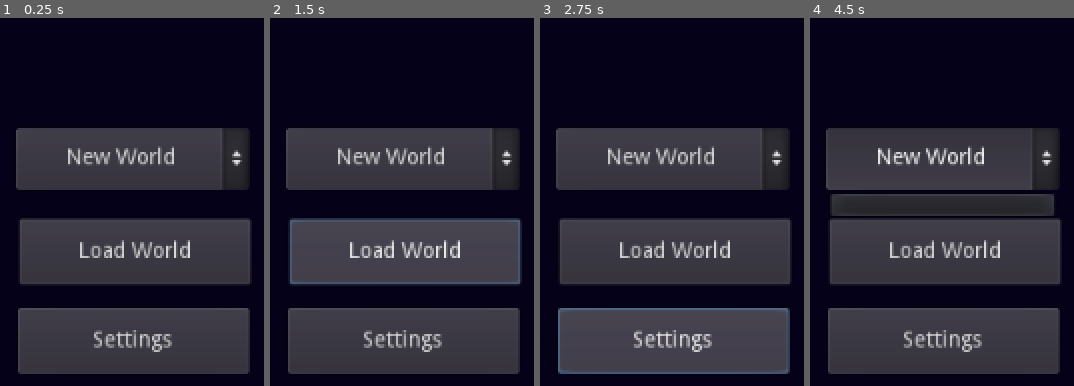
Above: before the commit, frames 1-4 (left to right).
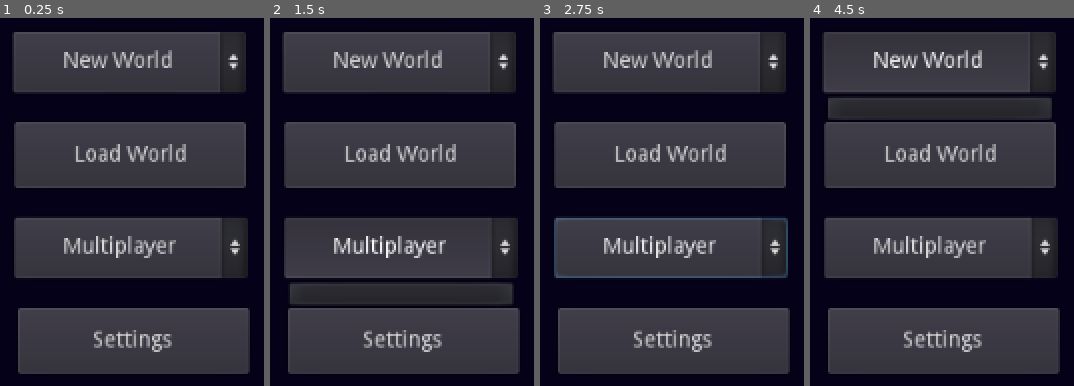
Above: after the commit, the same moments.

Repository: hardBSDk/onion_edge
Game: Godot game, scene res://Scenes/Menu.tscn
The game is run twice, just before and just after one commit, with the same random seed, the same clock (stepped at 60 frames per second) and the same inputs. This scene is started directly instead of the project's main scene.
Inputs (mouse positions are in pixels of both pictures, inside the frame that each line leads up to):
- Up to frame 1 (0.25 s): no input
- Up to frame 2 (1.5 s): click "Load World" at 0.5 s; click (402, 246) at 1.25 s, where only the run after the commit has a clickable "Multiplayer"
- Up to frame 3 (2.75 s): click "Settings" at 2 s
- Up to frame 4 (4.5 s): click "New World" at 2.75 s; click "New World" at 3.5 s; click "New World" at 4.25 s

The runs differ from the first frame. In frame 1, 23% of the frame differs, in the area x 4-95%, y 3-73%; in frame 2, 29%; in frame 3, 25%; in frame 4, 33%.

Commit message:
Update project
Replaced project.godot, created new scenes, reorganized nodes inside scenes, fixed root nodes.

Diff:
--- /dev/null
+++ b/Scenes/CreateMultiplayerMatch.tscn
@@ -0,0 +1,24 @@
+[gd_scene format=2]
+
+[node name="CreateMultiplayerMatch" type="Control"]
+anchor_right = 1.0
+anchor_bottom = 1.0
+
+[node name="ColorRect" type="ColorRect" parent="."]
+margin_right = 1024.0
+margin_bottom = 600.0
+color = Color( 0.0235294, 0.00784314, 0.0980392, 1 )
+
+[node name="Back" type="Button" parent="."]
+margin_left = 37.0
+margin_top = 526.0
+margin_right = 164.0
+margin_bottom = 566.0
+text = "Back"
+
+[node name="CreateMatch" type="Button" parent="."]
+margin_left = 191.0
+margin_top = 527.0
+margin_right = 318.0
+margin_bottom = 567.0
+text = "Create Match"
--- a/Scenes/Main.tscn
+++ b/Scenes/Main.tscn
@@ -1,22 +1,24 @@
 [gd_scene format=2]
 
-[node name="Simulation" type="Control"]
-anchor_right = 1.0
-anchor_bottom = 1.0
+[node name="Simulation" type="Node2D"]
 
-[node name="ColorRect" type="ColorRect" parent="."]
+[node name="UI" type="Control" parent="."]
+margin_right = 1027.0
+margin_bottom = 601.0
+
+[node name="ColorRect" type="ColorRect" parent="UI"]
 margin_right = 1026.0
 margin_bottom = 603.0
 color = Color( 0.207843, 0.0235294, 0.0823529, 1 )
 
-[node name="ColorRect2" type="ColorRect" parent="."]
+[node name="ColorRect2" type="ColorRect" parent="UI"]
 margin_left = 1.0
 margin_top = 533.0
 margin_right = 1024.0
 margin_bottom = 600.0
 color = Color( 0.0901961, 0.00784314, 0.0392157, 1 )
 
-[node name="ColorRect3" type="ColorRect" parent="."]
+[node name="ColorRect3" type="ColorRect" parent="UI"]
 margin_right = 64.0
 margin_bottom = 538.0
 color = Color( 0.0901961, 0.00784314, 0.0431373, 1 )
--- a/Scenes/Menu.tscn
+++ b/Scenes/Menu.tscn
@@ -1,30 +1,40 @@
 [gd_scene format=2]
 
-[node name="Menu" type="Control"]
-anchor_right = 1.0
-anchor_bottom = 1.0
+[node name="Menu" type="Node2D"]
 
-[node name="ColorRect" type="ColorRect" parent="."]
+[node name="UI" type="Control" parent="."]
+margin_right = 1024.0
+margin_bottom = 601.0
+
+[node name="ColorRect" type="ColorRect" parent="UI"]
 margin_right = 1024.0
 margin_bottom = 600.0
 color = Color( 0.0235294, 0.00784314, 0.0980392, 1 )
 
-[node name="NewWorld" type="OptionButton" parent="."]
-margin_left = 77.0
-margin_top = 385.0
-margin_right = 226.0
-margin_bottom = 424.0
+[node name="NewWorld" type="OptionButton" parent="UI"]
+margin_left = 75.0
+margin_top = 323.0
+margin_right = 224.0
+margin_bottom = 362.0
 text = "New World"
 align = 1
 
-[node name="LoadWorld" type="Button" parent="."]
-margin_left = 79.0
-margin_top = 443.0
-margin_right = 227.0
-margin_bottom = 485.0
+[node name="Multiplayer" type="OptionButton" parent="UI"]
+margin_left = 76.0
+margin_top = 442.0
+margin_right = 225.0
+margin_bottom = 481.0
+text = "Multiplayer"
+align = 1
+
+[node name="LoadWorld" type="Button" parent="UI"]
+margin_left = 76.0
+margin_top = 381.0
+margin_right = 224.0
+margin_bottom = 423.0
 text = "Load World"
 
-[node name="Settings" type="Button" parent="."]
+[node name="Settings" type="Button" parent="UI"]
 margin_left = 78.0
 margin_top = 500.0
 margin_right = 226.0
--- a/Scenes/NewWorld.tscn
+++ b/Scenes/NewWorld.tscn
@@ -8,6 +8,15 @@
 margin_right = 1024.0
 margin_bottom = 600.0
 color = Color( 0.0235294, 0.00784314, 0.0980392, 1 )
+
+[node name="SectionTitle" type="Label" parent="."]
+margin_left = 54.0
+margin_top = 47.0
+margin_right = 298.0
+margin_bottom = 94.0
+text = "Match Options"
+align = 1
+valign = 1
 
 [node name="Back" type="Button" parent="."]
 margin_left = 45.0
@@ -23,14 +32,12 @@
 margin_bottom = 542.0
 text = "New World"
 
-[node name="SectionTitle" type="Label" parent="."]
-margin_left = 54.0
-margin_top = 47.0
-margin_right = 298.0
-margin_bottom = 94.0
-text = "Match Options"
-align = 1
-valign = 1
+[node name="DefaultValues" type="Button" parent="."]
+margin_left = 338.0
+margin_top = 501.0
+margin_right = 452.0
+margin_bottom = 542.0
+text = "Default"
 
 [node name="GameMode" type="OptionButton" parent="."]
 margin_left = 74.0
@@ -53,3 +60,10 @@
 margin_right = 266.0
 margin_bottom = 241.0
 text = "Disable Resume/Pause Simulation"
+
+[node name="DisablePause2" type="CheckBox" parent="."]
+margin_left = 77.0
+margin_top = 232.0
+margin_right = 324.0
+margin_bottom = 272.0
+text = "Disable Resume/Pause Simulation"
--- /dev/null
+++ b/Scenes/ServersList.tscn
@@ -0,0 +1,37 @@
+[gd_scene format=2]
+
+[node name="ServersList" type="Control"]
+anchor_right = 1.0
+anchor_bottom = 1.0
+
+[node name="ColorRect" type="ColorRect" parent="."]
+margin_right = 1024.0
+margin_bottom = 600.0
+color = Color( 0.0235294, 0.00784314, 0.0980392, 1 )
+
+[node name="ServerList" type="ItemList" parent="."]
+margin_left = 48.0
+margin_top = 61.0
+margin_right = 951.0
+margin_bottom = 473.0
+
+[node name="Back" type="Button" parent="."]
+margin_left = 38.0
+margin_top = 524.0
+margin_right = 146.0
+margin_bottom = 564.0
+text = "Back"
+
+[node name="Open Match" type="Button" parent="."]
+margin_left = 304.0
+margin_top = 524.0
+margin_right = 412.0
+margin_bottom = 564.0
+text = "Open Match"
+
+[node name="IP" type="Button" parent="."]
+margin_left = 172.0
+margin_top = 525.0
+margin_right = 280.0
+margin_bottom = 565.0
+text = "Insert Server IP"
--- a/Scenes/Settings.tscn
+++ b/Scenes/Settings.tscn
@@ -9,16 +9,16 @@
 margin_bottom = 600.0
 color = Color( 0.0235294, 0.00784314, 0.0980392, 1 )
 
+[node name="Back" type="Button" parent="."]
+margin_left = 42.0
+margin_top = 511.0
+margin_right = 160.0
+margin_bottom = 549.0
+text = "Back"
+
 [node name="Fullscreen" type="CheckBox" parent="."]
 margin_left = 37.0
 margin_top = 386.0
 margin_right = 173.0
 margin_bottom = 451.0
 text = "Fullscreen"
-
-[node name="Back" type="Button" parent="."]
-margin_left = 42.0
-margin_top = 511.0
-margin_right = 160.0
-margin_bottom = 549.0
-text = "Back"
--- a/project.godot
+++ b/project.godot
@@ -10,7 +10,7 @@
 
 [application]
 
-config/name="OnionRPG"
+config/name="onion_rpg"
 run/main_scene="res://Scenes/Main.tscn"
 config/icon="res://icon.png"
 
@@ -24,6 +24,4 @@
 
 [rendering]
 
-vram_compression/import_etc=true
-vram_compression/import_etc2=false
 environment/default_environment="res://default_env.tres"
